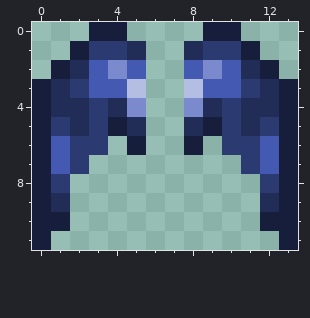
File history of a pixel-art sprite, Items/Armor/Nightmare_Pauldrons.png. This is how it looked before the edit.
The file is 28x24 pixels, drawn in blocks of 2x2; one block is one cell here.
New version:
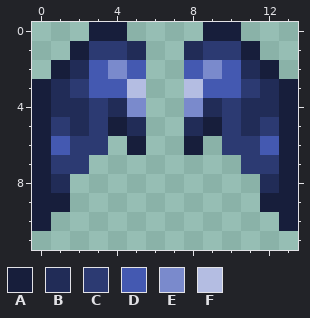
Palette (. is transparent): A #171e3b  B #212c57  C #2c3a72  D #4459b1  E #7a8acc  F #b4bde2
Difference:
y 7: x 1 D -> C; x 12 D -> C
y 8: x 1 C -> B; x 12 C -> B
y 9: x 1 B -> A; x 12 B -> A
y 10: x 1 A -> .; x 12 A -> .
y 11: x 0 A -> .; x 13 A -> .
